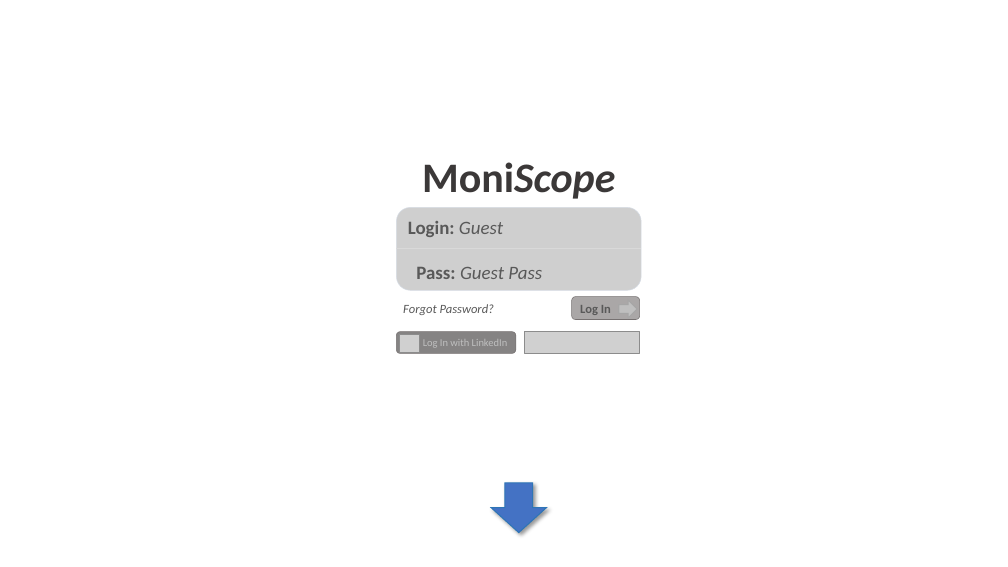
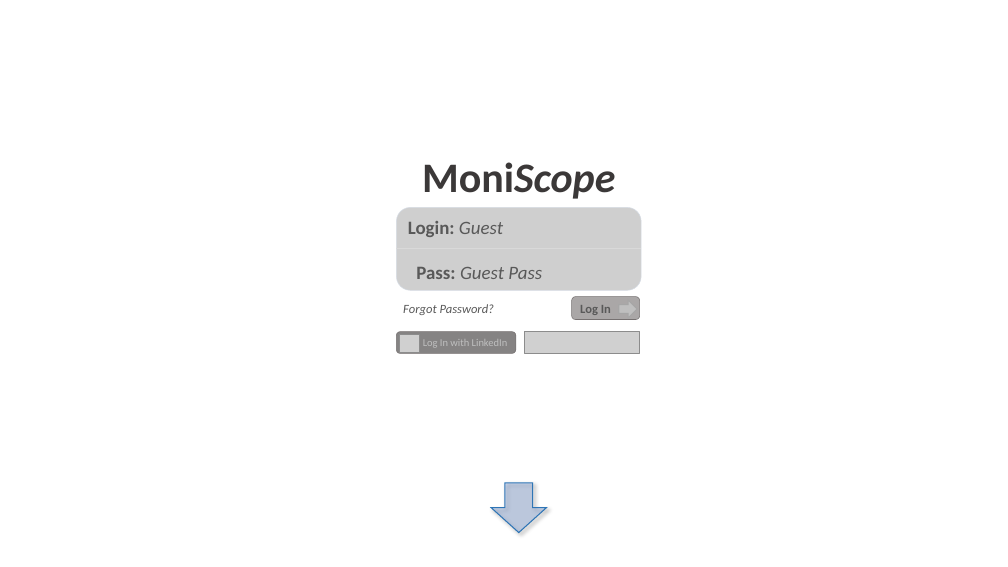
Before and after one commit to chrumck/MoniScope, a slide deck: slide 1 of DesignAndSpecifications/MoniScope_GraphicDesign.pptx. Drawn at 1008x567 pixels with LibreOffice and Linux fonts; fonts in the diff are those of the drawing; grey boxes stand for pictures; background and template pictures are left out. Boxes give left, top, right and bottom in pixels: in the first picture for what was removed or moved away, otherwise in the second. Text is boxed around its words. In the diff, an @@ line names an element or a change of style, - is before the commit and + after.

```diff
--- a/DesignAndSpecifications/MoniScope_GraphicDesign.pptx
+++ b/DesignAndSpecifications/MoniScope_GraphicDesign.pptx
@@ down arrow at [492, 483, 547, 533]: fill #4472C4 to #4472C4 at 26% opacity @@
```
Also in this commit, not shown: 2 other slides changed, 3 other files.
